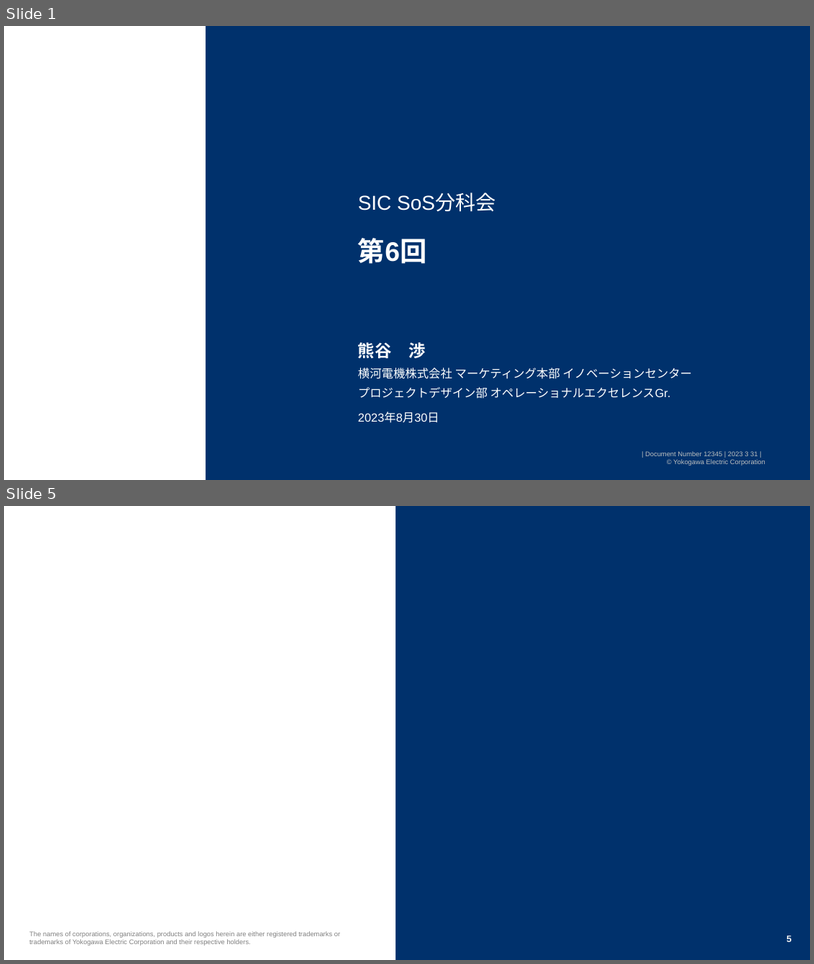
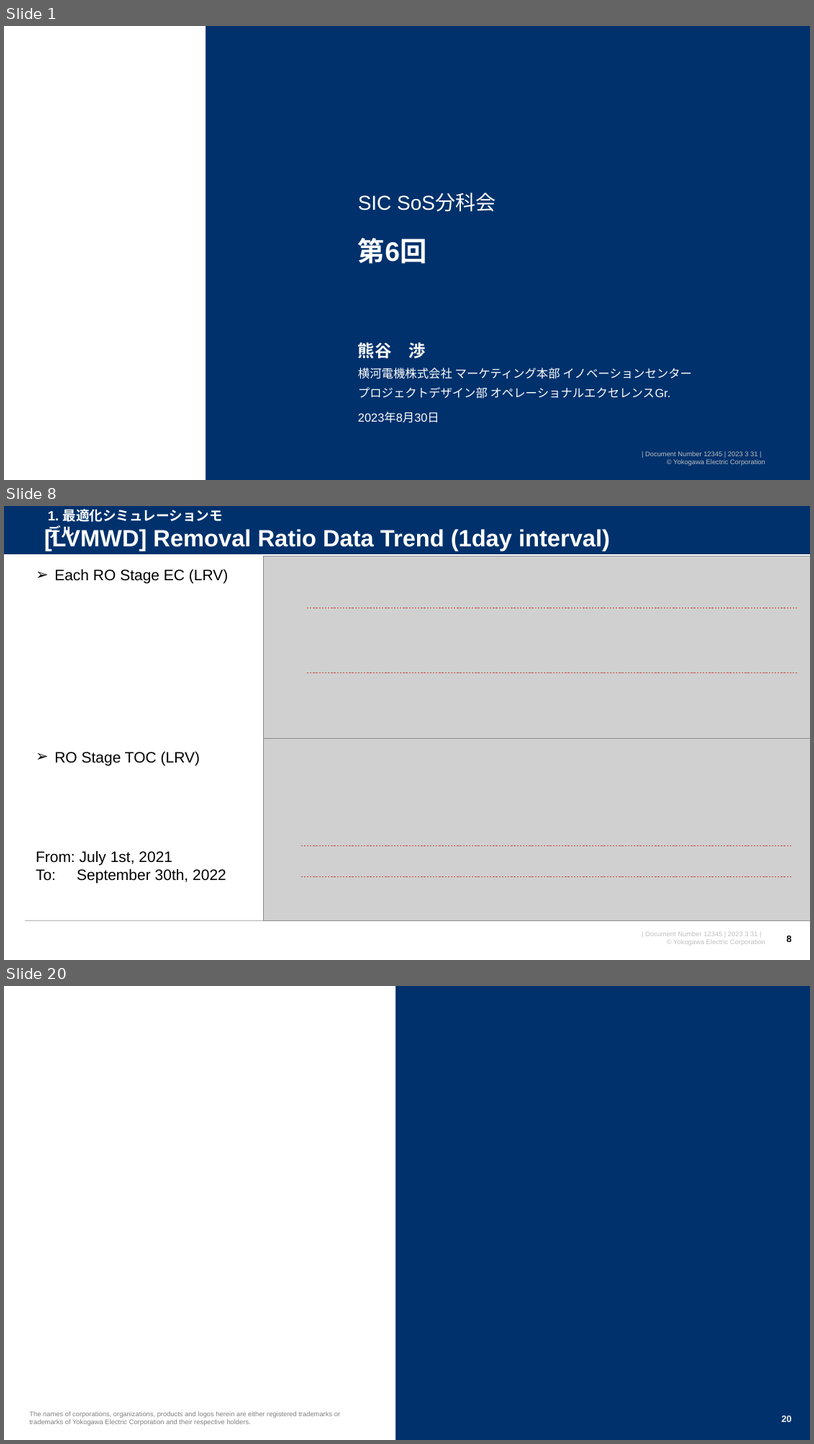
Before and after one commit to watarukumagai-git/opt, a slide deck: SoS/230830_SoS分科会6回_kuma_rev.0.pptx. Shown one above the other, each under a label of ours: slides 1 and 5 before the commit, slides 1, 8 and 20 after it; the slides between them are not shown. The pictures are 814x964 and 814x1444 pixels, drawn with LibreOffice and Linux fonts; fonts in the diff are those of the drawing; grey boxes stand for pictures; background and template pictures are left out. Boxes give left, top, right and bottom in pixels: in the first picture for what was removed or moved away, otherwise in the second. Text is boxed around its words. In the diff, an @@ line names an element or a change of style, - is before the commit and + after.

```diff
--- a/SoS/230830_SoS分科会6回_kuma_rev.0.pptx
+++ b/SoS/230830_SoS分科会6回_kuma_rev.0.pptx
@@ slide 8 added at bbox=[4, 506, 810, 960], background #FFFFFF; not listed: 1 template element that a slide beside it also shows @@
@@ rectangle added at bbox=[4, 506, 810, 555], fill #00316C @@
@@ text added at bbox=[48, 509, 222, 541], 16 pt, text #FFFFFF, bold @@
+1. 最適化シミュレーションモデル
@@ title added at bbox=[44, 528, 610, 551], 28 pt, text #FFFFFF, bold @@
+[LVMWD] Removal Ratio Data Trend (1day interval)
@@ line added from (4, 555) to (810, 555), #FFFFFF 0.75 pt @@
@@ text added at bbox=[54, 569, 228, 584], 18 pt, text #000000 @@
+➢ Each RO Stage EC (LRV)
@@ picture added at bbox=[263, 556, 810, 739] @@
@@ line added from (307, 608) to (798, 608), #C74643 0.5 pt dashed @@
@@ line added from (307, 672) to (798, 672), #C74643 0.5 pt dashed @@
@@ picture added at bbox=[263, 739, 810, 921] @@
@@ text added at bbox=[54, 751, 200, 765], 18 pt, text #000000 @@
+➢ RO Stage TOC (LRV)
@@ text added at bbox=[36, 850, 226, 883], 18 pt, text #000000 @@
+From: July 1st, 2021
+To: September 30th, 2022
@@ line added from (301, 845) to (792, 845), #C74643 0.5 pt dashed @@
@@ line added from (301, 876) to (792, 876), #C74643 0.5 pt dashed @@
@@ line added from (25, 921) to (790, 921), #B2B2B2 1 pt @@
@@ page number added at bbox=[787, 934, 792, 944], 11 pt, text #000000, bold @@
+8
@@ what was slide 5 is now slide 20 @@
@@ page number at bbox=[782, 1415, 792, 1422]: text changed @@
-5
+20
```
Also in this commit, not shown: 4 slides changed, 17 other slides added, 2 slides removed.
